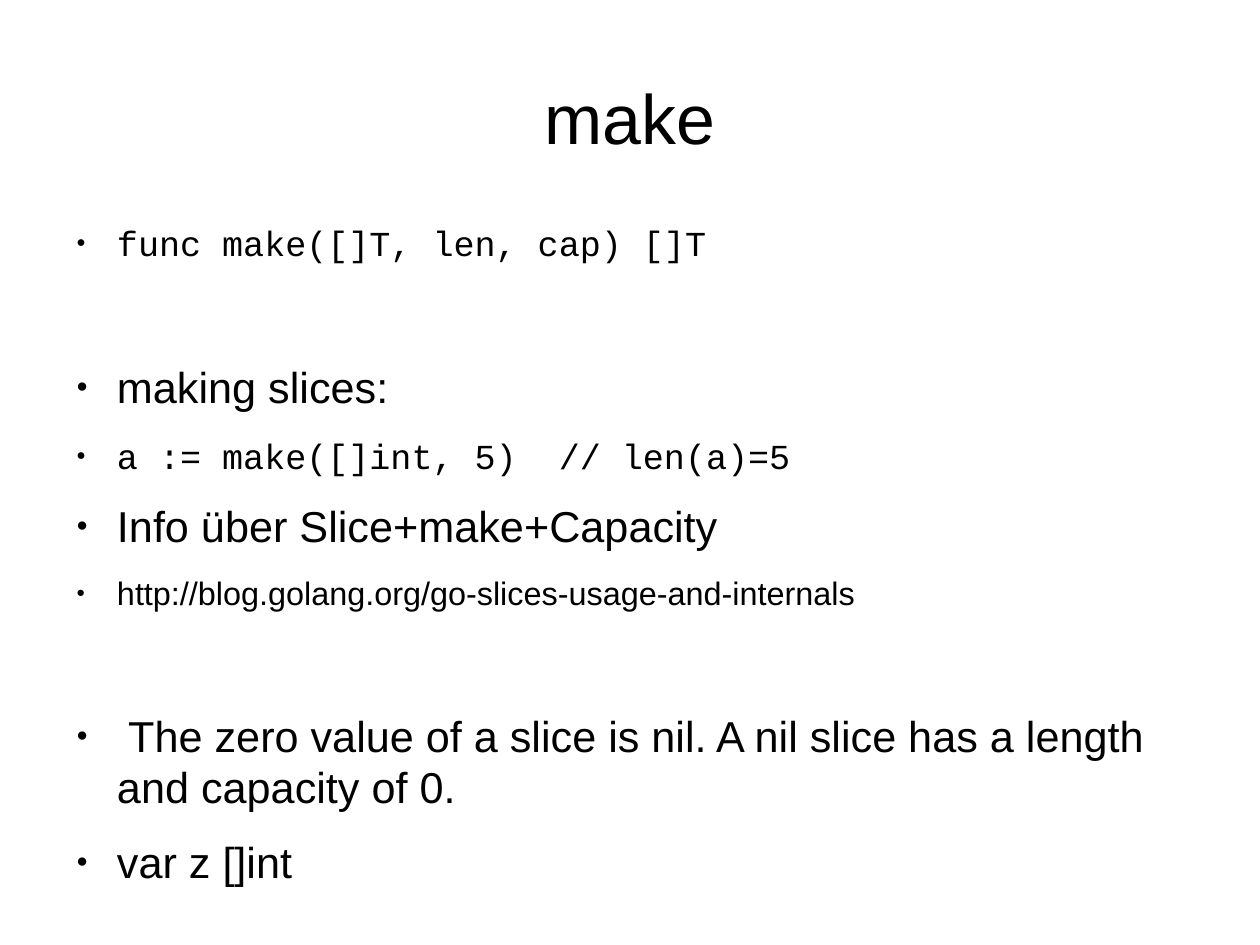
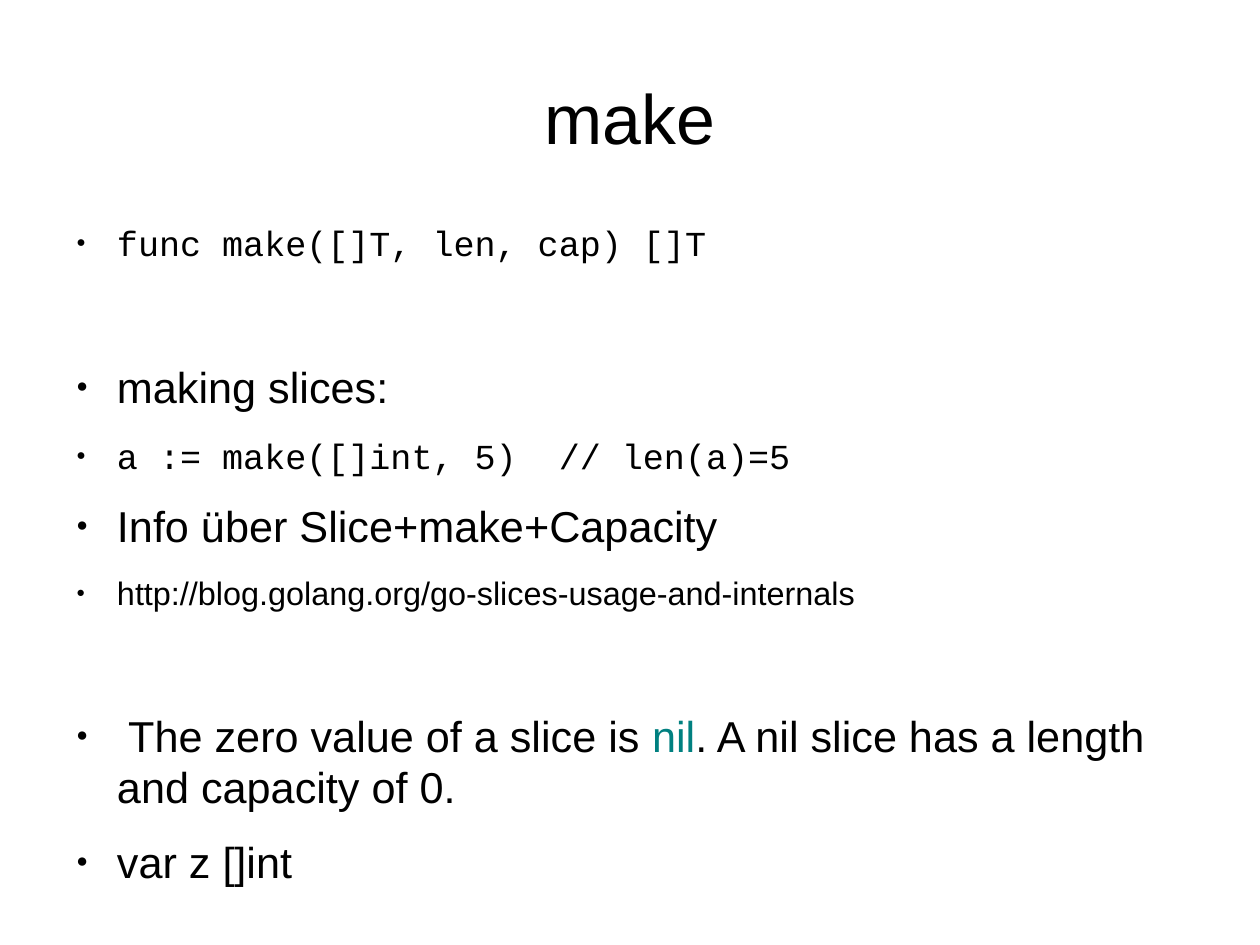
Before and after one commit to rayank77b/smallStuffs, a slide deck: slide 24 of programmierung/vortrag/golang.odp. Drawn at 1260x945 pixels with LibreOffice and Linux fonts; fonts in the diff are those of the drawing. Boxes give left, top, right and bottom in pixels: in the first picture for what was removed or moved away, otherwise in the second. Text is boxed around its words. In the diff, an @@ line names an element or a change of style, - is before the commit and + after.

```diff
--- a/programmierung/vortrag/golang.odp
+++ b/programmierung/vortrag/golang.odp
@@ text at bbox=[117, 720, 1145, 812]: text colour #000000 to #008080 in "nil." @@
```
Also in this commit, not shown: 10 other slides changed.
